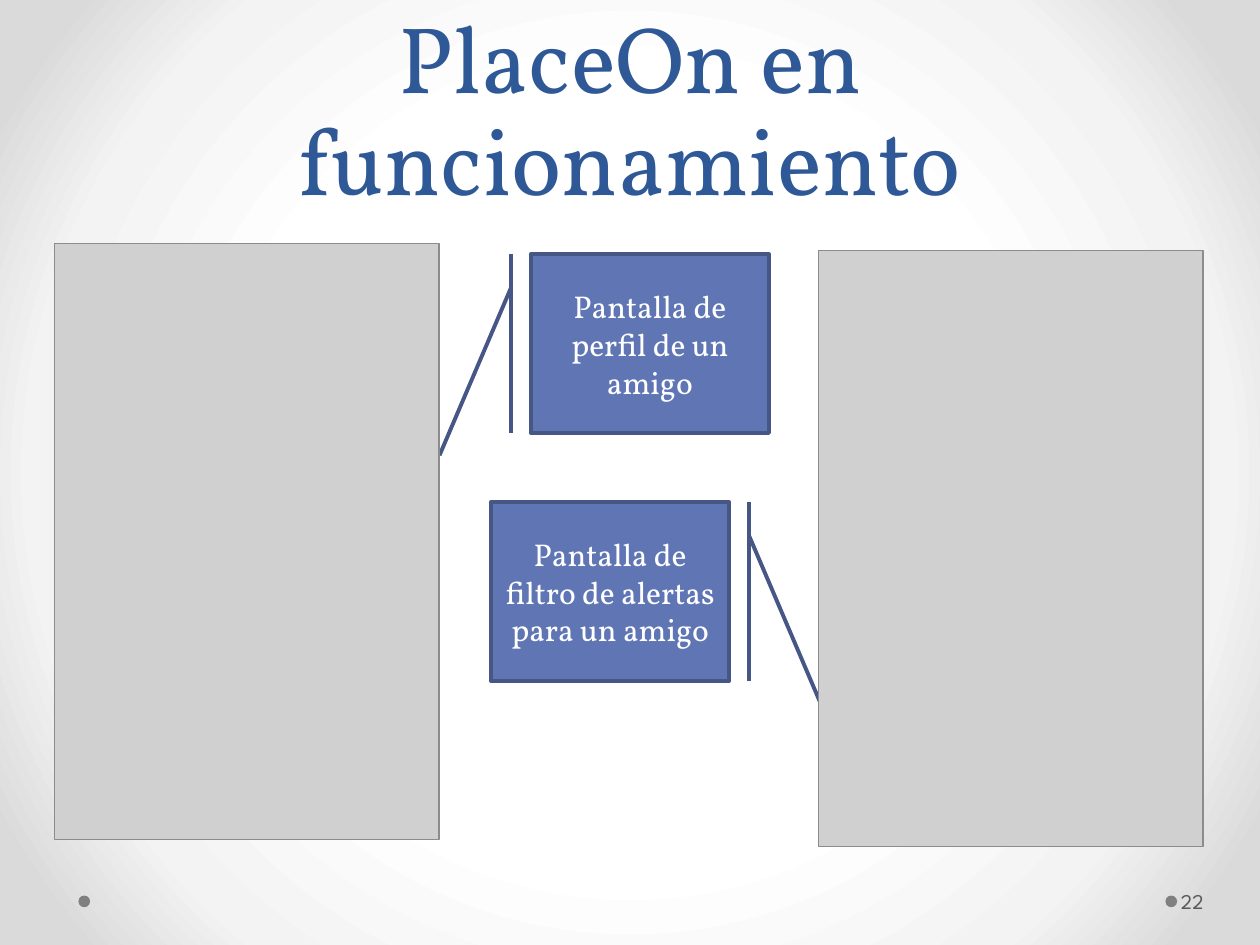
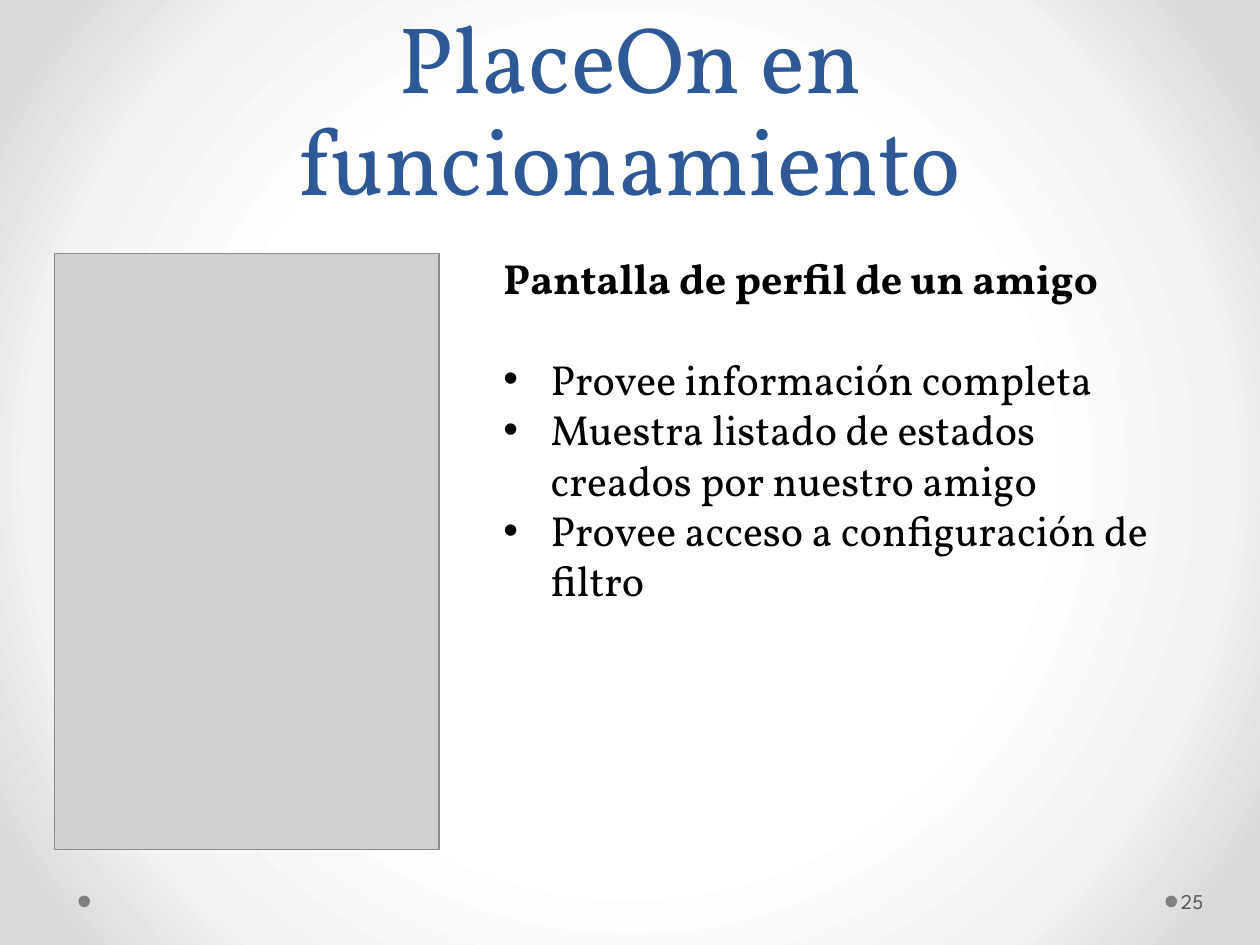
Before and after one commit to ygd182/placeon, a slide deck: slide 25 of Informes/PlaceOn.pptx (slide 22 before the commit). Drawn at 1260x945 pixels with LibreOffice and Linux fonts; fonts in the diff are those of the drawing; grey boxes stand for pictures. Boxes give left, top, right and bottom in pixels: in the first picture for what was removed or moved away, otherwise in the second. Text is boxed around its words. In the diff, an @@ line names an element or a change of style, - is before the commit and + after.

```diff
--- a/Informes/PlaceOn.pptx
+++ b/Informes/PlaceOn.pptx
@@ picture: place and size @@
-picture at (54, 243, 438, 839)
+picture at (54, 253, 438, 849)
@@ text added at (503, 264, 1148, 597), 24 pt, text #000000 @@
+Pantalla de perfil de un amigo
+• Provee información completa
+• Muestra listado de estados creados por nuestro amigo
+• Provee acceso a configuración de filtro
@@ accent border callout removed at (530, 255, 769, 433) @@
-Pantalla de perfil de un amigo
@@ picture removed at (819, 251, 1203, 847) @@
@@ accent border callout removed at (491, 503, 730, 682) @@
-Pantalla de filtro de alertas para un amigo
@@ page number at (1181, 895, 1203, 909): text changed @@
-22
+25
```
Also in this commit, not shown: 8 other slides changed, 7 slides added.
